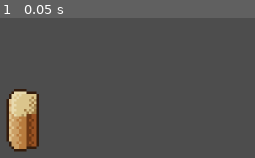
Above: before the commit, frame 1.
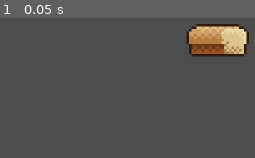
Above: after the commit, the same moment.

Repository: Subkhht/run-run-run-
Game: Godot game, scene res://level.tscn
Two runs of this game, one before a commit and one after it. Both use one fixed random seed, a clock stepped at 60 frames per second and the inputs below.
Inputs:
- Up to frame 1 (0.05 s): no input

The runs differ from the first frame. In frame 1, 11% of the frame differs, in the area x 2-98%, y 4-96%.

Commit message:
Controlar al Player

Diff:
--- /dev/null
+++ b/Scripts/player.gd
@@ -0,0 +1,38 @@
+extends CharacterBody2D
+
+@export var up_gravity = 250
+@export var down_gravity = 300
+@export var jump_force = 190
+@export var unjump_force = 20
+@export var aceleracion = 150
+@export var max_speed = 300
+@export var friccion = 210
+@export var air_friccion = 50
+@export var landing_aceleracion = 2200.0
+
+func _physics_process(delta: float) -> void:
+
+
+	if is_on_floor():
+		if velocity.x <= max_speed:
+			velocity.x = move_toward(velocity.x, max_speed, aceleracion * delta)
+		else:
+			velocity.x = move_toward(velocity.x, max_speed, friccion * delta)
+
+		if Input.is_action_just_pressed("ui_accept"):
+			velocity.y = -jump_force
+	else:
+		velocity.x = move_toward(velocity.x, 0, air_friccion * delta)
+
+		if Input.is_action_just_released("ui_accept"):
+			velocity.y = unjump_force
+		if velocity.y > 0:
+			velocity.y += down_gravity * delta
+		else:
+			velocity.y += up_gravity * delta
+
+	var velocidad_previa = velocity
+	move_and_slide()
+
+	if velocity.y == 0 and velocidad_previa.y > 5:
+		velocity.x += landing_aceleracion * delta
--- a/level.tscn
+++ b/level.tscn
@@ -8,10 +8,10 @@
 
 [node name="CollisionPolygon2D" type="CollisionPolygon2D" parent="StaticBody2D"]
 position = Vector2(40, 0)
-polygon = PackedVector2Array(-40, 128, -40, 184, 384, 184, 384, 128, 320, 80, 224, 80, 224, 128, 152, 128, 112, 112, 64, 112, 64, 128)
+polygon = PackedVector2Array(-40, 128, -40, 184, 704, 184, 704, 144, 640, 144, 608, 104, 552, 104, 528, 128, 384, 128, 320, 80, 256, 112, 224, 128, 152, 128, 112, 112, 64, 112, 64, 128)
 
 [node name="Player" parent="StaticBody2D/CollisionPolygon2D" instance=ExtResource("1_u52ul")]
-position = Vector2(-24, 128)
+position = Vector2(-24, 120)
 
 [node name="CollisionPolygon2D2" type="CollisionPolygon2D" parent="StaticBody2D"]
 polygon = PackedVector2Array(0, 8, 16, 16, 80, 48, 240, 24, 360, 32, 400, 0, 0, 0)
--- a/player.tscn
+++ b/player.tscn
@@ -1,11 +1,20 @@
-[gd_scene load_steps=2 format=3 uid="uid://bvpowpomukhh"]
+[gd_scene load_steps=3 format=3 uid="uid://bvpowpomukhh"]
 
 [ext_resource type="Texture2D" uid="uid://cd7cip4ye4m03" path="res://textures/pan.png" id="1_4flbx"]
+[ext_resource type="Script" uid="uid://c4yld1c73f2wi" path="res://Scripts/player.gd" id="1_onrkg"]
 
 [node name="Player" type="CharacterBody2D"]
+script = ExtResource("1_onrkg")
 metadata/_edit_group_ = true
 
 [node name="Sprite2D" type="Sprite2D" parent="."]
 texture = ExtResource("1_4flbx")
 offset = Vector2(0, -12)
 hframes = 2
+frame = 1
+
+[node name="Camera2D" type="Camera2D" parent="."]
+offset = Vector2(64, 0)
+
+[node name="CollisionPolygon2D" type="CollisionPolygon2D" parent="."]
+polygon = PackedVector2Array(-16, -8, -16, 0, -16, 0, 8, 0, 8, -8)
--- a/project.godot
+++ b/project.godot
@@ -23,6 +23,13 @@
 window/size/window_height_override=720
 window/stretch/mode="canvas_items"
 
+[file_customization]
+
+folder_colors={
+"res://Scripts/": "purple",
+"res://textures/": "red"
+}
+
 [rendering]
 
 textures/canvas_textures/default_texture_filter=0
Not shown, added: Scripts/player.gd.uid
